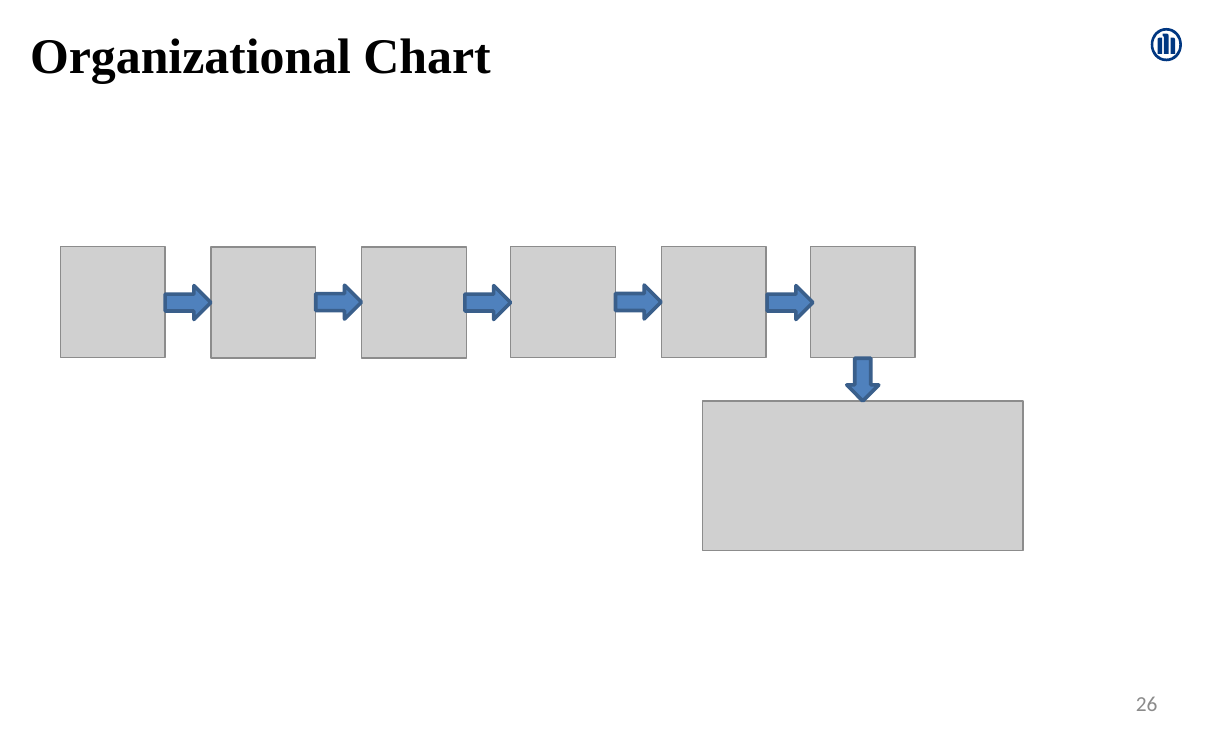
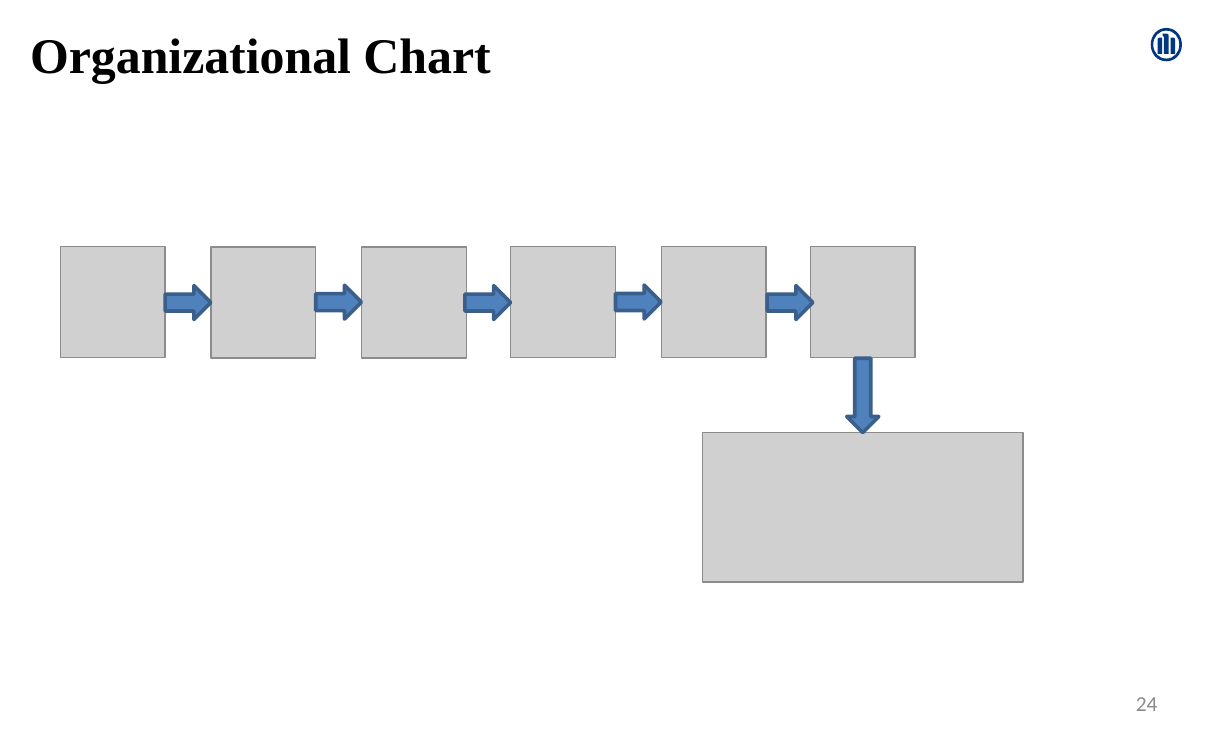
Before and after one commit to Amrutha-Mohan/UpdatedProjects, a slide deck: slide 24 of AmruthaMohan.pptx (slide 26 before the commit). Drawn at 1232x737 pixels with LibreOffice and Linux fonts; fonts in the diff are those of the drawing; grey boxes stand for pictures. Boxes give left, top, right and bottom in pixels: in the first picture for what was removed or moved away, otherwise in the second. Text is boxed around its words. In the diff, an @@ line names an element or a change of style, - is before the commit and + after.

```diff
--- a/AmruthaMohan.pptx
+++ b/AmruthaMohan.pptx
@@ down arrow: place and size @@
-down arrow at (846, 358, 878, 400)
+down arrow at (846, 358, 878, 432)
@@ picture: place and size @@
-picture at (703, 401, 1023, 551)
+picture at (703, 432, 1023, 582)
@@ page number at (1136, 697, 1158, 711): text changed @@
-26
+24
```
Also in this commit, not shown: 6 other slides changed, 2 slides added, 5 slides removed.
